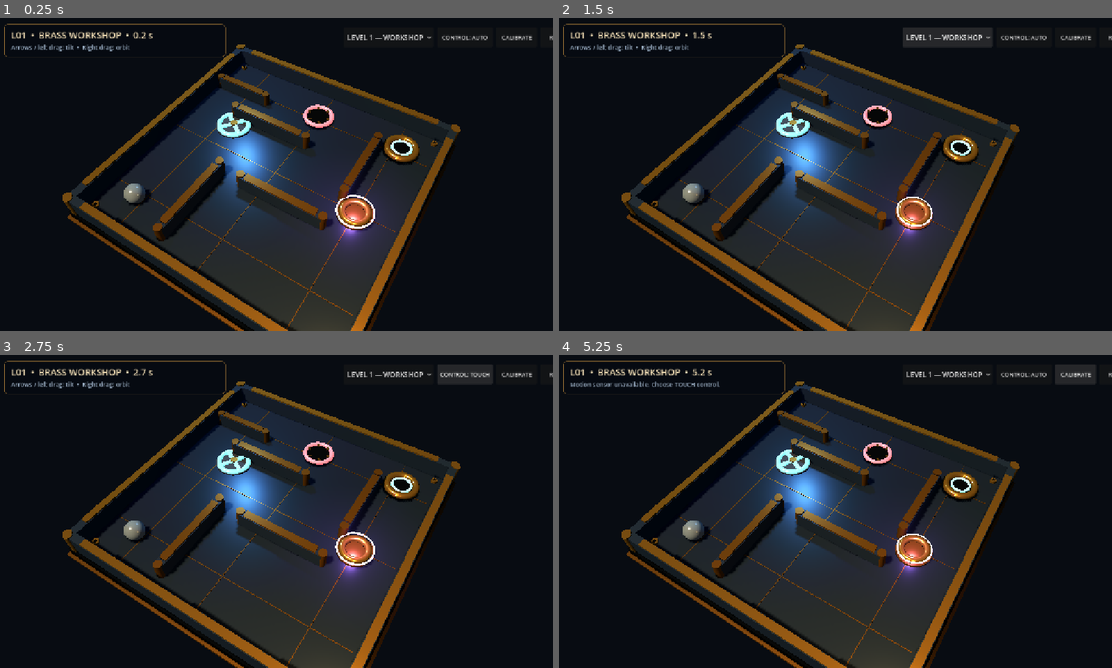
Above: before the commit, frames 1-4 (two rows, left to right).
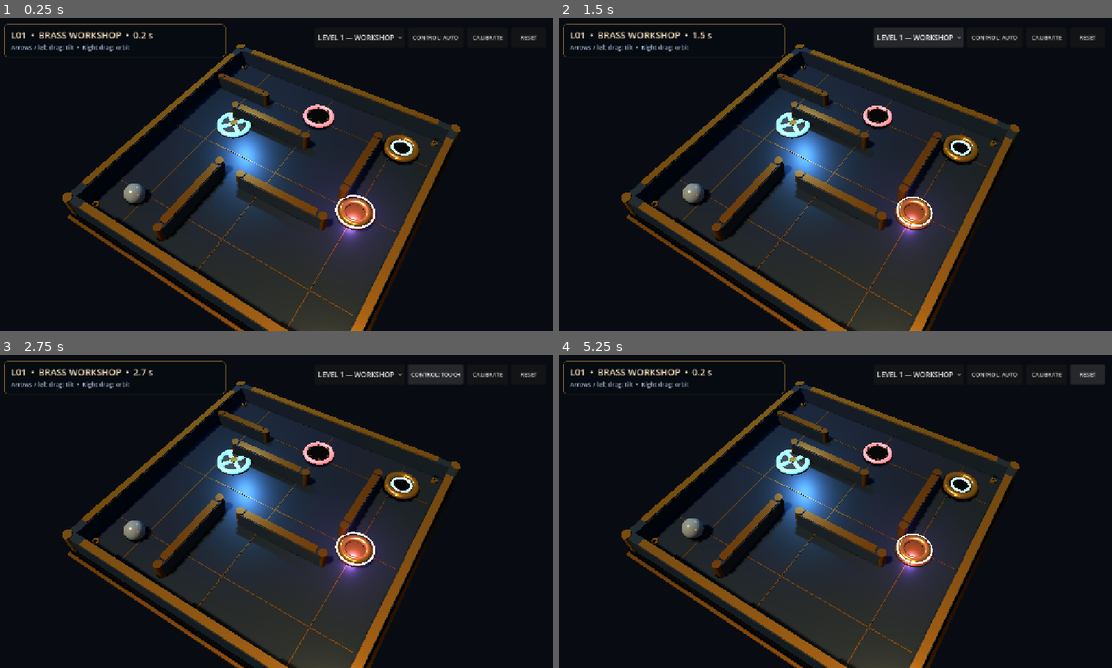
Above: after the commit, the same moments.

Repository: kirilsjanssen/marble-labyrinth
Game: Godot game, scene res://scenes/main.tscn
Two runs of this game, one before a commit and one after it. Both use one fixed random seed, a clock stepped at 60 frames per second and the inputs below.
Inputs (mouse positions are in pixels of both pictures, inside the frame that each line leads up to):
- Up to frame 1 (0.25 s): no input
- Up to frame 2 (1.5 s): click "LEVEL 1 — WORKSHOP" at 0.5 s; click "LEVEL 1 — WORKSHOP" at 1.25 s
- Up to frame 3 (2.75 s): click "CONTROL: AUTO" at 2 s
- Up to frame 4 (5.25 s): click "CONTROL: TOUCH" at 2.75 s; click "CONTROL: SENSOR" at 3.5 s; click "CALIBRATE" at 4.25 s; click (1089, 373) at 5 s, where only the run after the commit has a clickable "RESET"

The runs differ from the first frame. In frame 1, 0.4% of the frame differs, in the area x 57-100%, y 5-8%; in frame 2, 0.7%; in frame 3, 0.5%; in frame 4, 0.9%, in the area x 1-100%, y 3-60%.

Commit message:
Size mobile control bar from actual widget minimum widths

Diff:
--- a/scripts/main.gd
+++ b/scripts/main.gd
@@ -730,7 +730,7 @@
 	var top := margins.y + 14.0
 	var right := margins.z + 16.0
 	var available_width := maxf(200.0, view_size.x - left - right)
-	var controls_width := 466.0
+	var controls_width := maxf(466.0, button_row.get_combined_minimum_size().x)
 	button_row.size = Vector2(controls_width, 46.0)
 	button_row.scale = Vector2.ONE * minf(1.0, available_width / controls_width)
 	if available_width >= 1050.0:
